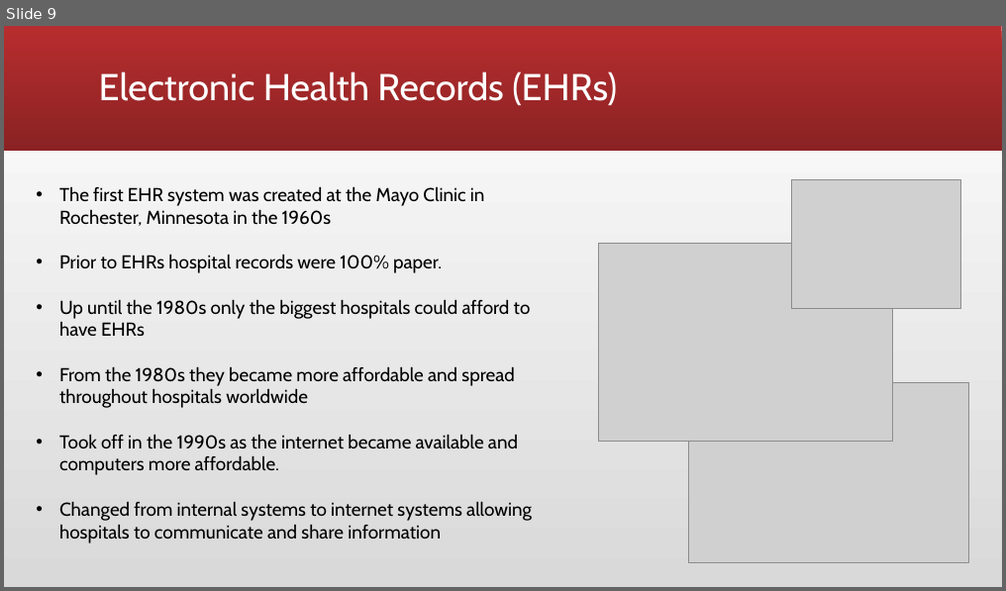
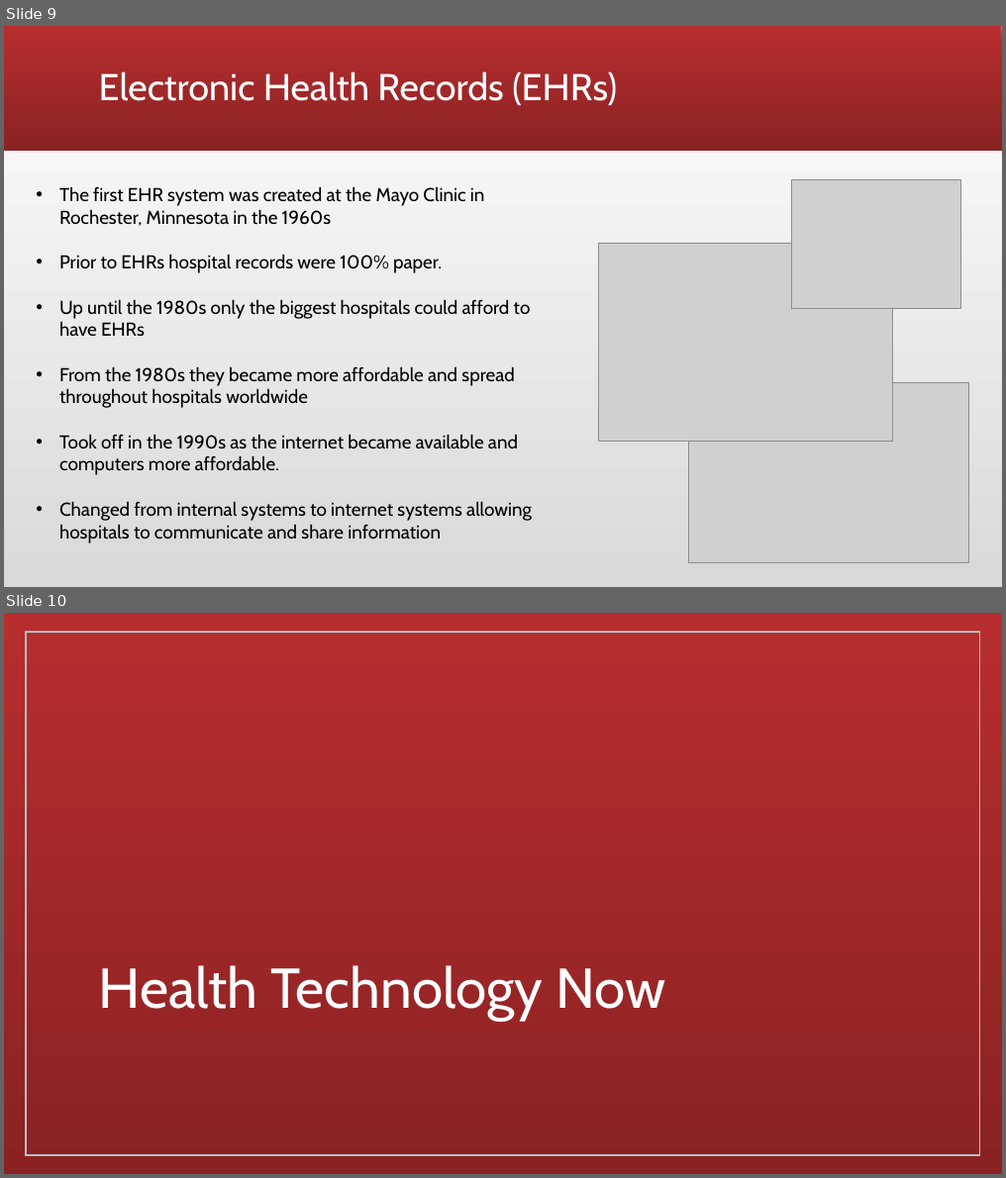
Before and after one commit to anetakotas/The-Computing-Industry-Group-Project, a slide deck: Group Podcast.pptx. Shown one above the other, each under a label of ours: slide 9 before the commit, slides 9 and 10 after it. The pictures are 1006x591 and 1006x1178 pixels, drawn with LibreOffice and Linux fonts; fonts in the diff are those of the drawing; grey boxes stand for pictures. Boxes give left, top, right and bottom in pixels: in the first picture for what was removed or moved away, otherwise in the second. Text is boxed around its words. In the diff, an @@ line names an element or a change of style, - is before the commit and + after.

```diff
--- a/Group Podcast.pptx
+++ b/Group Podcast.pptx
@@ slide 10 added at box(4, 613, 1002, 1174), background gradient #B82D2F to #8A2223 @@
@@ rectangle added at box(26, 632, 980, 1156), outline #FFFFFF 1.25 pt @@
@@ title added at box(99, 965, 665, 1020), 54 pt, text #FFFFFF @@
+Health Technology Now
```
Also in this commit, not shown: 6 other slides added, 4 slides removed.
